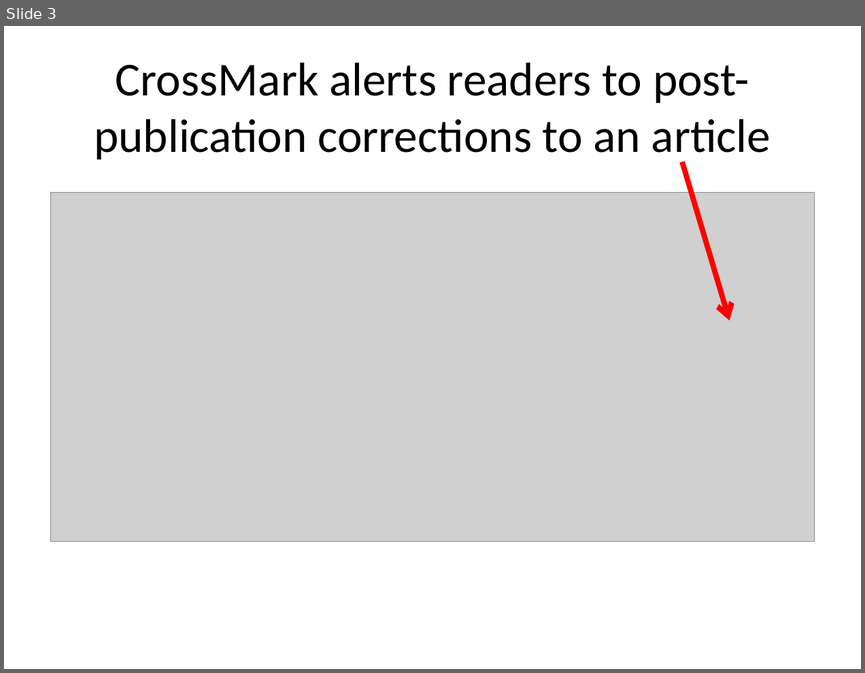
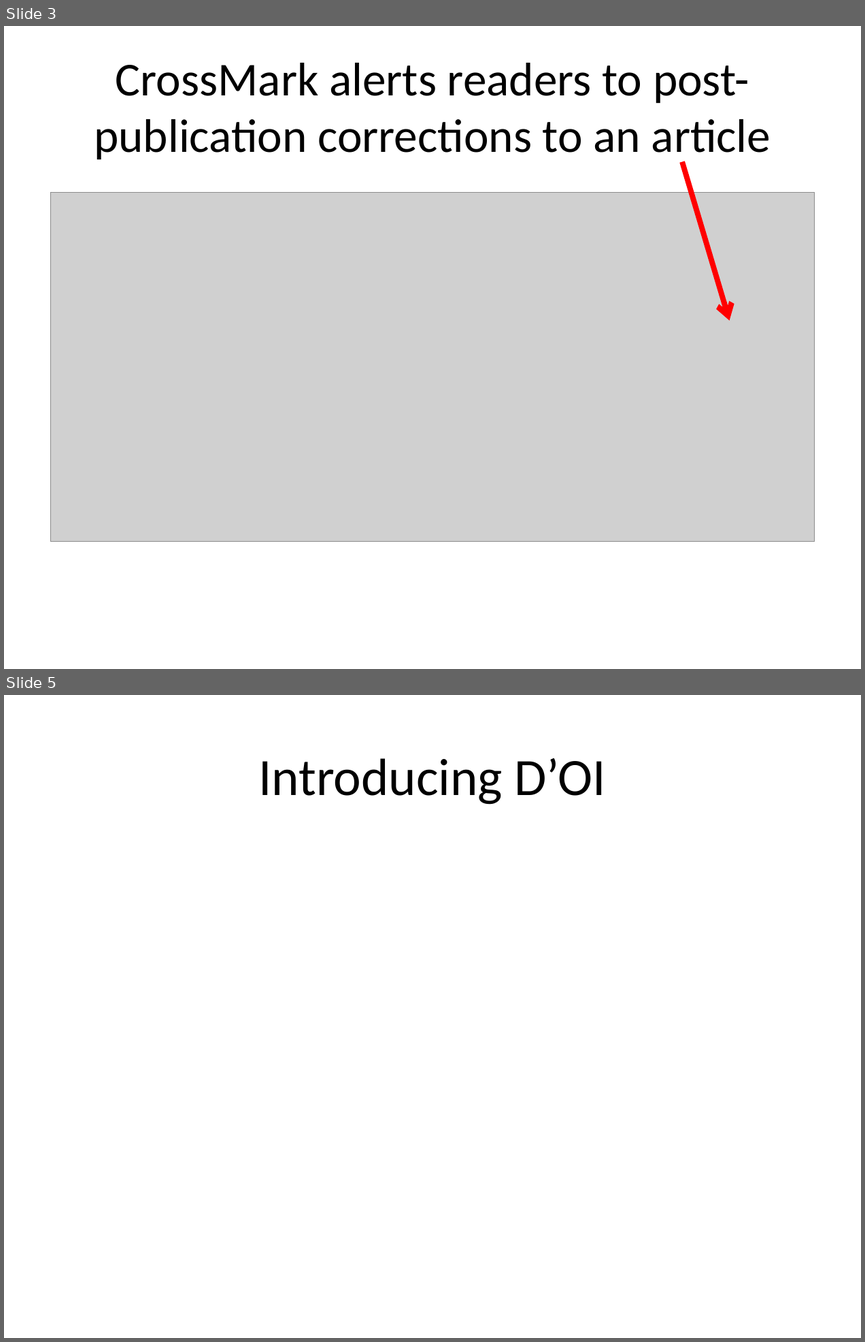
Before and after one commit to ScientificDataLabs/dataset-updates-plugin, a slide deck: Dataset-update-hack-presentation.pptx. Shown one above the other, each under a label of ours: slide 3 before the commit, slides 3 and 5 after it; the slides between them are not shown. The pictures are 865x673 and 865x1342 pixels, drawn with LibreOffice and Linux fonts; fonts in the diff are those of the drawing; grey boxes stand for pictures. Boxes give left, top, right and bottom in pixels: in the first picture for what was removed or moved away, otherwise in the second. Text is boxed around its words. In the diff, an @@ line names an element or a change of style, - is before the commit and + after.

```diff
--- a/Dataset-update-hack-presentation.pptx
+++ b/Dataset-update-hack-presentation.pptx
@@ slide 5 added at (x1=4, y1=695, x2=861, y2=1338), background #FFFFFF @@
@@ title added at (x1=258, y1=758, x2=606, y2=804), 44 pt, text #000000 @@
+Introducing D’OI
```
Also in this commit, not shown: 1 other slide added.
